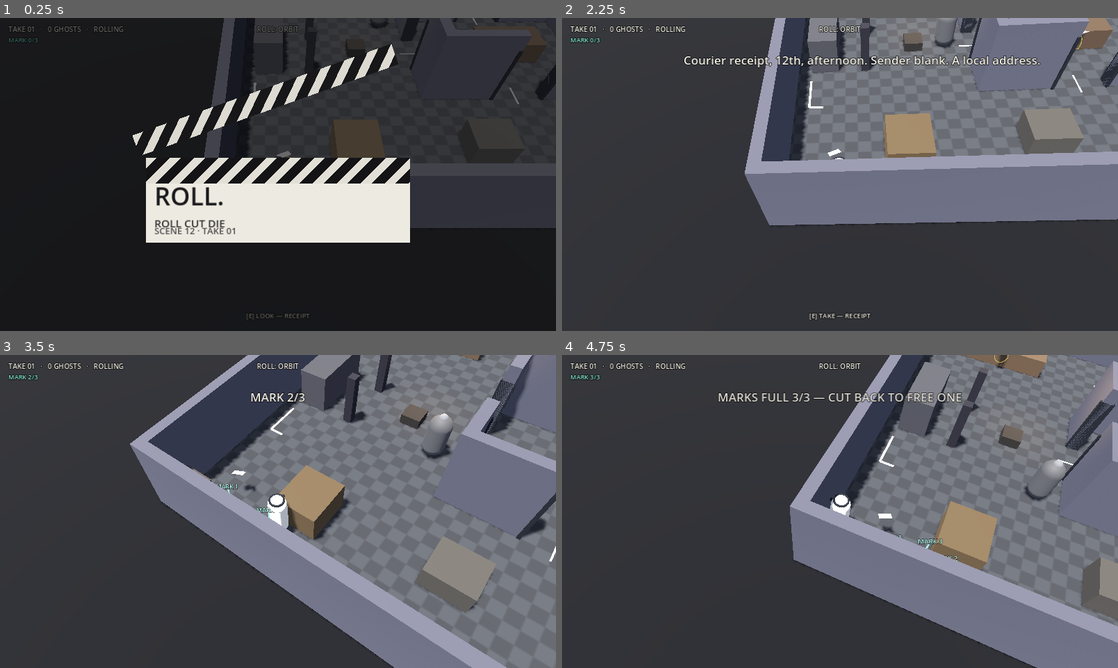
Above: before the commit, frames 1-4 (two rows, left to right).
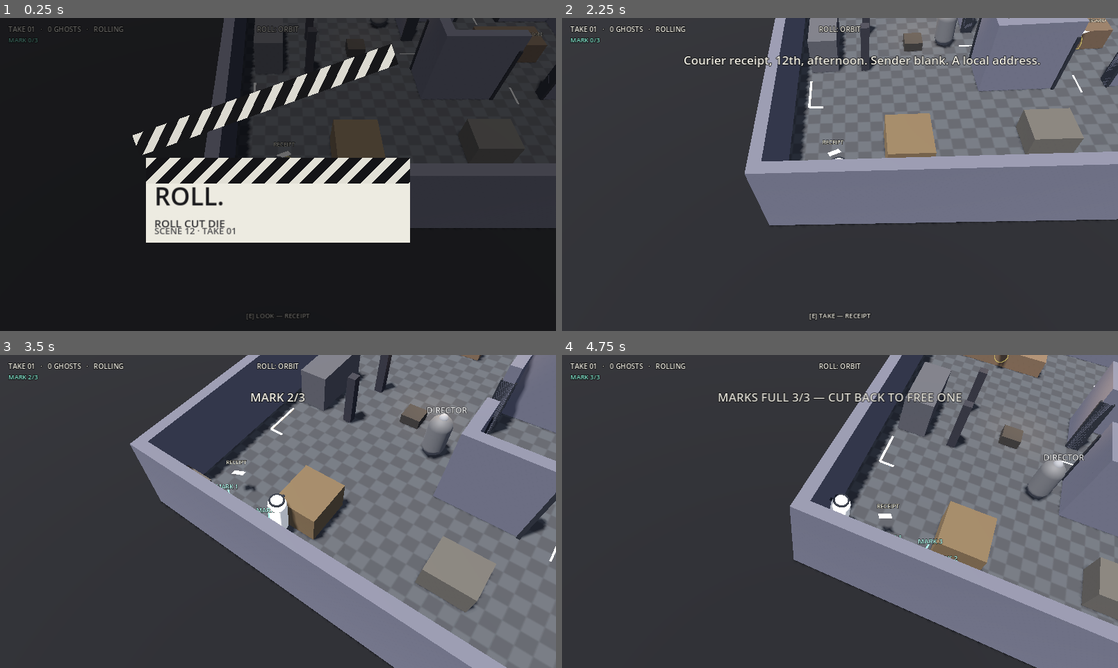
Above: after the commit, the same moments.

Repository: y22t19053/roll-cut-die
Game: Godot game, scene res://scenes/main/main.tscn
Two runs of this game, one before a commit and one after it. Both use one fixed random seed, a clock stepped at 60 frames per second and the inputs below.
Inputs (mouse positions are in pixels of both pictures, inside the frame that each line leads up to):
- Up to frame 1 (0.25 s): no input
- Up to frame 2 (2.25 s): tap Enter at 0.5 s; move the mouse to (962, 158) at 0.52 s; hold D (move_right) 0.53-1.28 s; tap M (mark) at 0.6, 1.55 s; click (962, 158) at 0.67 s; tap Space (retake) at 1.25 s; move the mouse to (728, 190) at 1.27 s; hold S (move_back) 1.28-2.03 s; tap C (cut) at 1.35 s; move the mouse to (895, 105) at 2.02 s; hold D (move_right) from 2.03 s (still down); tap E (interact) at 2.1 s
- Up to frame 3 (3.5 s): tap M (mark) at 2.3, 2.85 s; move the mouse to (250, 574) at 2.77 s; release D (move_right) at 2.78 s; hold W (move_forward) from 2.78 s (still down); click (250, 574) at 2.92 s
- Up to frame 4 (4.75 s): move the mouse to (1006, 558) at 3.52 s; release W (move_forward) at 3.53 s; hold A (move_left) from 3.53 s (still down); tap R (report) at 3.6 s; tap M (mark) at 3.8, 4.55 s; move the mouse to (673, 464) at 4.27 s; tap Space (retake) at 4.35 s

The runs differ from the first frame. In frame 1, less than 0.1% of the frame differs, in the area x 49-98%, y 4-42%; in frame 2, less than 0.1%; in frame 3, 0.1%; in frame 4, 0.1%, in the area x 56-94%, y 31-50%.

Commit message:
Initialize evidence label metadata before ready and populate NPC tags on setup

Diff:
--- a/scripts/main.gd
+++ b/scripts/main.gd
@@ -240,9 +240,9 @@
 		var pos_arr: Array = ed.get("pos", [0.0, 0.0])
 		var prop = EvidenceScript.new()
 		prop.name = "Evidence_" + eid
-		add_child(prop)
 		prop.setup(eid, Vector3(float(pos_arr[0]), 0.0, float(pos_arr[1])),
 			GameSession.case_state.evidence_meta(eid))
+		add_child(prop) # _ready builds the label from this evidence's metadata.
 		evidence_props[eid] = prop
 
 	recorder = GhostRecorderScript.new()
--- a/scripts/npc/npc_patrol.gd
+++ b/scripts/npc/npc_patrol.gd
@@ -44,6 +44,8 @@
 func setup(id: String, label: String, pts: PackedVector3Array, spd: float, dw: float = 0.0, md: String = "loop") -> void:
 	npc_id = id
 	display_name = label
+	if is_node_ready():
+		get_node("Tag").text = display_name
 	route = pts
 	speed = maxf(spd, 0.01)
 	dwell_s = maxf(dw, 0.0)
